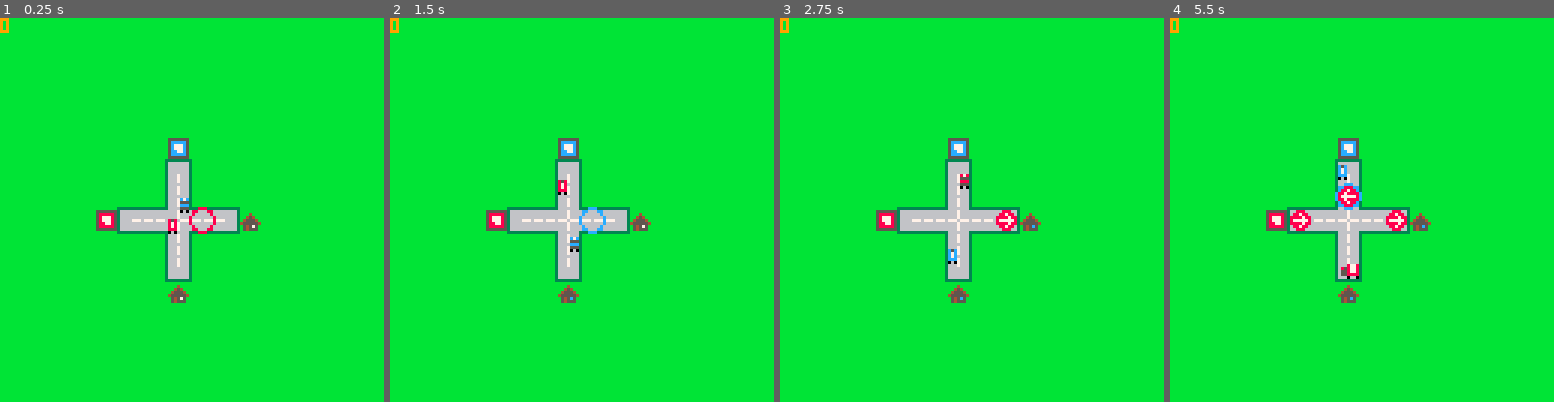
Above: before the commit, frames 1-4 (left to right).
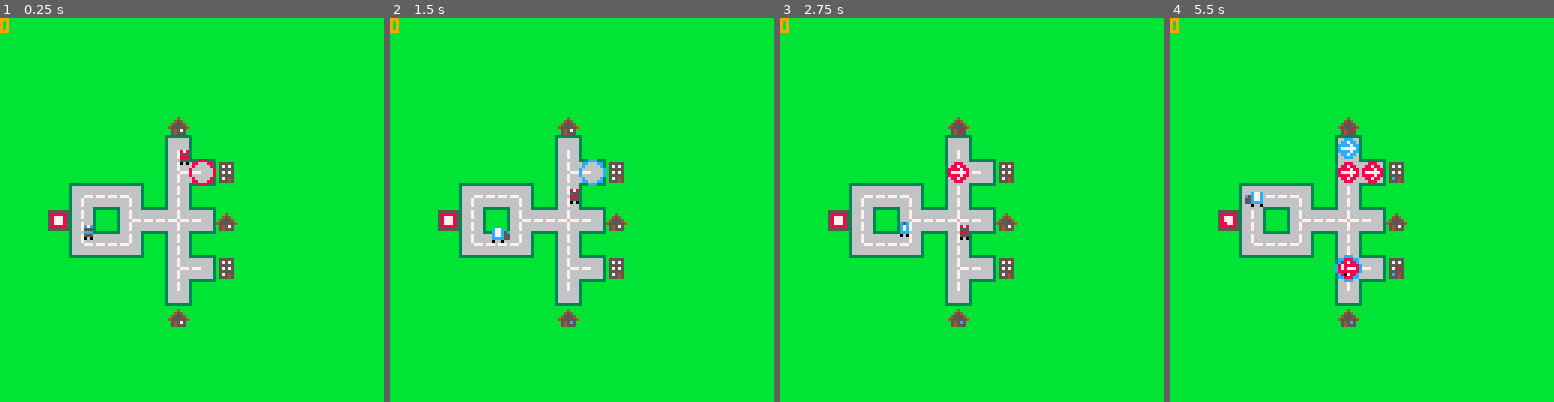
Above: after the commit, the same moments.

Repository: eddyashton/ld53
Game: PICO-8 cartridge delivery.p8
Two runs of this game, one before a commit and one after it. Both use one fixed random seed, a clock stepped at 60 frames per second and the inputs below.
Inputs:
- Up to frame 1 (0.25 s): no input
- Up to frame 2 (1.5 s): tap X (X key) at 0.33, 1.07 s; tap O (Z key) at 0.7 s
- Up to frame 3 (2.75 s): hold Right 1.6-2.1 s; tap O (Z key) at 1.7, 2.1, 2.5 s; tap X (X key) at 1.85 s; hold Up 2.15-2.42 s; hold Right from 2.47 s (still down)
- Up to frame 4 (5.5 s): tap O (Z key) every 0.4 s from 2.9 to 5.3 s; tap X (X key) at 2.97, 4.08, 5.2 s; release Right at 3.03 s; hold Left 3.08-3.58 s; hold Down 3.63-3.97 s; hold Right 4.02-4.68 s; hold Up 4.73-5.03 s; hold Left from 5.08 s (still down)

The runs differ from the first frame. In frame 1, 7.4% of the frame differs, in the area x 12-68%, y 25-81%; in frame 2, 7.5%; in frame 3, 7.6%; in frame 4, 8.0%.

Commit message:
Sketch a tutorial world

Diff:
--- a/delivery.p8
+++ b/delivery.p8
@@ -584,7 +584,7 @@
       pos = v2(x,y),
       blue = v == blue_depot,
       next_supply = get_next_supply_time(),
-      supply = 1,
+      supply = 0,
      }
     )
    elseif v == house or v == tower then
@@ -727,7 +727,8 @@
 -->8
 -- level select
 _worlds = {
-  {"test", v2(64, 48)},
+  {"tut", v2(48, 48)},
+  --{"test", v2(64, 48)},
   {"town", v2(112, 48)},
   {"lake", v2(80, 48)},
   {"grid", v2(96,48)},
@@ -812,19 +813,19 @@
 00000000000000000000000000000000000000000000000000000000000000000000000000000000000000000000000000000000000000000000000000000000
 00000000000000000000000000000000000000000000000000000000000000000000000000000000000000000000000000000000000000000000000000000000
 00000000000000000000000000000000000000000000000000000000000000000000000000000000000000000000000000000000000000000000000000000000
-0000000000000000000000000000000000000000000000000000000000000000bbbbbbbbbbbbbbbbbbbbbbbbbbbbbb6bb6336bb6bb6bb633bbb6bbbbbb6bbbbb
-0000000000000000000000000000000000000000000000000000000000000000bbbbbbbbbbbbbbbbbbb666bb6666bb6bb6336bb6bb6bb633b666bb666b66666b
-0000000000000000000000000000000000000000000000000000000000000000bbbbbbbbbbbbbbbbbbb656bb6556bb6b6666666666666666b636666366656b6b
-0000000000000000000000000000000000000000000000000000000000000000bbbbbbbbbbbbbbbbbbb666666666bb6bb633655655655633b6355553656b6b6b
-0000000000000000000000000000000000000000000000000000000000000000bbbbbbbbbbbbbbbbbbb655555556bb6bb633655655655633b63555536565666b
-0000000000000000000000000000000000000000000000000000000000000000bbbbbbbcbbbbbbbbbbc653111116bb6b66666666666666666666666666666566
-0000000000000000000000000000000000000000000000000000000000000000bbbbbbb6bbbbbbbb6666111111166666b6556336556336bbb63633633655656b
-0000000000000000000000000000000000000000000000000000000000000000bbbbbbb6bbbbbbbbbb86111111116bbbb65563365c6336bbb66666666653656b
-0000000000000000000000000000000000000000000000000000000000000000bbbb8666665bbbbbbbb6111111116bbb6666666666666666b56b56555553666b
-0000000000000000000000000000000000000000000000000000000000000000bbbbbbb6bbbbbbbbbbb6111111116bbb3655655633633633b56556b83c55636b
-0000000000000000000000000000000000000000000000000000000000000000bbbbbbb6bbbbbbbbbb66331111556bbb36586556336336336663666636666666
-0000000000000000000000000000000000000000000000000000000000000000bbbbbbb5bbbbbbbbb6666333115566666666666666666666b6356b655356bb63
-0000000000000000000000000000000000000000000000000000000000000000bbbbbbbbbbbbbbbbb655663311556bbbb6556336556556bbb6356b6333566663
-0000000000000000000000000000000000000000000000000000000000000000bbbbbbbbbbbbbbbbb655566666666bbbb6556336556556bbb6656b6555555653
-0000000000000000000000000000000000000000000000000000000000000000bbbbbbbbbbbbbbbbb66666bbbbbb666b6666666666666666b3666b6666666653
-0000000000000000000000000000000000000000000000000000000000000000bbbbbbbbbbbbbbbbbbbbbbbbbbbbbb6bb6bb6bb6bb6bb633bbb6bb5555633333
+000000000000000000000000000000000000000000000000bbbbbbbbbbbbbbbbbbbbbbbbbbbbbbbbbbbbbbbbbbbbbb6bb6336bb6bb6bb633bbb6bbbbbb6bbbbb
+000000000000000000000000000000000000000000000000bbbbbbbbbbbbbbbbbbbbbbbbbbbbbbbbbbb666bb6666bb6bb6336bb6bb6bb633b666bb666b66666b
+000000000000000000000000000000000000000000000000bbbbbbbbbbbbbbbbbbbbbbbbbbbbbbbbbbb656bb6556bb6b6666666666666666b636666366656b6b
+000000000000000000000000000000000000000000000000bbbbbbbbbbbbbbbbbbbbbbbbbbbbbbbbbbb666666666bb6bb633655655655633b6355553656b6b6b
+000000000000000000000000000000000000000000000000bbbbbbb5bbbbbbbbbbbbbbbbbbbbbbbbbbb655555556bb6bb633655655655633b63555536565666b
+000000000000000000000000000000000000000000000000bbbbbbb6bbbbbbbbbbbbbbbcbbbbbbbbbbc653111116bb6b66666666666666666666666666666566
+000000000000000000000000000000000000000000000000bbbbbbb669bbbbbbbbbbbbb6bbbbbbbb6666111111166666b6556336556336bbb63633633655656b
+000000000000000000000000000000000000000000000000bbb666b6bbbbbbbbbbbbbbb6bbbbbbbbbb86111111116bbbb65563365c6336bbb66666666653656b
+000000000000000000000000000000000000000000000000bb86b66665bbbbbbbbbb8666665bbbbbbbb6111111116bbb6666666666666666b56b56555553666b
+000000000000000000000000000000000000000000000000bbb666b6bbbbbbbbbbbbbbb6bbbbbbbbbbb6111111116bbb3655655633633633b56556b83c55636b
+000000000000000000000000000000000000000000000000bbbbbbb669bbbbbbbbbbbbb6bbbbbbbbbb66331111556bbb36586556336336336663666636666666
+000000000000000000000000000000000000000000000000bbbbbbb6bbbbbbbbbbbbbbb5bbbbbbbbb6666333115566666666666666666666b6356b655356bb63
+000000000000000000000000000000000000000000000000bbbbbbb5bbbbbbbbbbbbbbbbbbbbbbbbb655663311556bbbb6556336556556bbb6356b6333566663
+000000000000000000000000000000000000000000000000bbbbbbbbbbbbbbbbbbbbbbbbbbbbbbbbb655566666666bbbb6556336556556bbb6656b6555555653
+000000000000000000000000000000000000000000000000bbbbbbbbbbbbbbbbbbbbbbbbbbbbbbbbb66666bbbbbb666b6666666666666666b3666b6666666653
+000000000000000000000000000000000000000000000000bbbbbbbbbbbbbbbbbbbbbbbbbbbbbbbbbbbbbbbbbbbbbb6bb6bb6bb6bb6bb633bbb6bb5555633333
